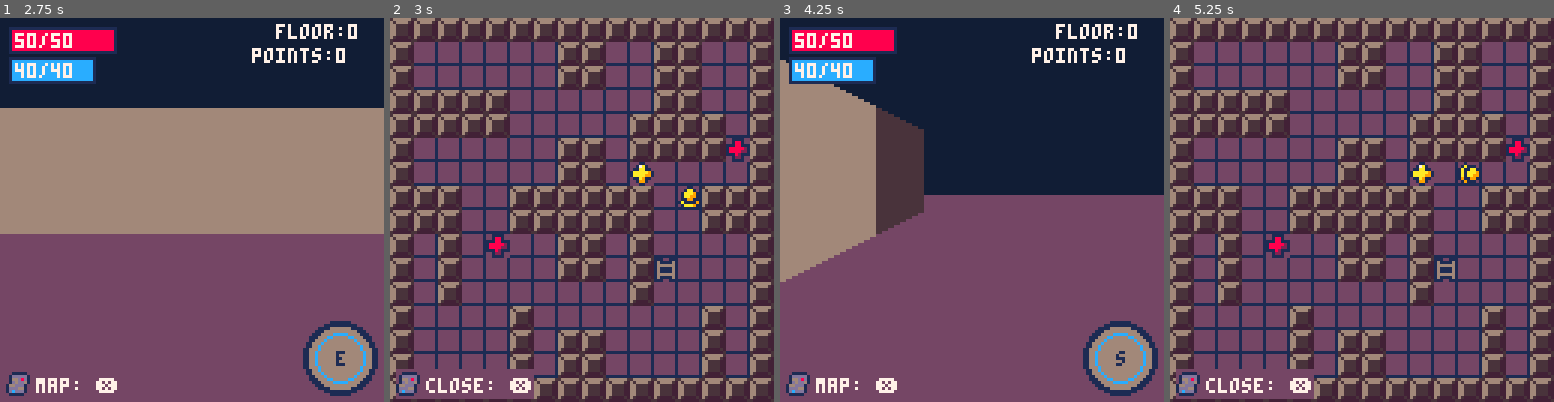
Above: before the commit, frames 1-4 (left to right).
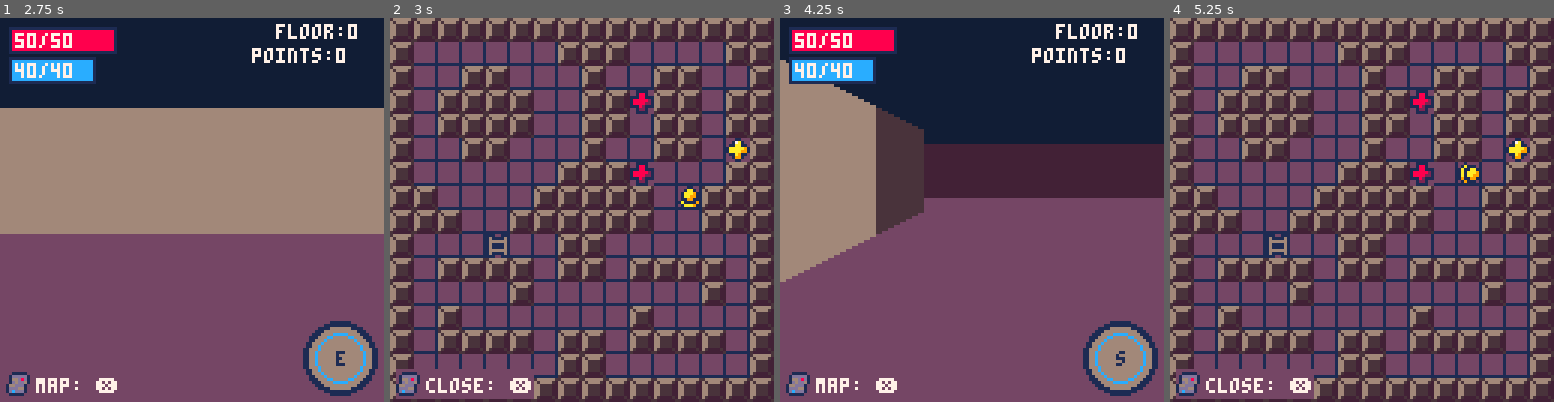
Above: after the commit, the same moments.

Repository: roseblack02/Pico8-Mystic
Game: PICO-8 cartridge mystic_dungeon.p8
Two runs of this game, one before a commit and one after it. Both use one fixed random seed, a clock stepped at 60 frames per second and the inputs below.
Inputs:
- Up to frame 1 (2.75 s): tap X (X key) at 0.33, 1.07, 1.85 s; tap O (Z key) at 0.7, 1.7, 2.1, 2.5 s; hold Right 1.6-2.1 s; hold Up 2.15-2.42 s; hold Right from 2.47 s (still down)
- Up to frame 2 (3 s): keep holding Right; tap O (Z key) at 2.9 s; tap X (X key) at 2.97 s
- Up to frame 3 (4.25 s): release Right at 3.03 s; hold Left 3.08-3.58 s; tap O (Z key) at 3.3, 3.7, 4.1 s; hold Down 3.63-3.97 s; hold Right from 4.02 s (still down); tap X (X key) at 4.08 s
- Up to frame 4 (5.25 s): tap O (Z key) at 4.5, 4.9 s; release Right at 4.68 s; hold Up 4.73-5.03 s; hold Left from 5.08 s (still down); tap X (X key) at 5.2 s

Frame 1 is identical in both runs. In frame 2, 21% of the frame differs, in the area x 6-94%, y 6-94%; in frame 3, 8.8%; in frame 4, 21%.

Commit message:
Extra rooms added

Diff:
--- a/mystic_dungeon.p8
+++ b/mystic_dungeon.p8
@@ -1573,6 +1573,76 @@
 					2,18,18,2,2,18,18,2,
 					2,2,2,2,2,2,2,2]]),
 				{true,true,false,true}})
+
+	add(rooms,{split([[2,2,2,18,18,2,2,2,
+					2,2,18,18,18,18,2,2,
+					2,18,18,2,2,18,18,2,
+					2,2,18,2,2,18,2,2,
+					2,2,18,2,2,18,2,2,
+					2,18,18,2,2,18,18,2,
+					2,2,18,18,18,18,2,2,
+					2,2,2,18,18,2,2,2]]),
+				{true,false,true,false}})
+
+	add(rooms,{split([[2,2,2,18,18,2,2,2,
+					2,18,18,18,18,18,18,2,
+					2,18,2,18,18,2,18,2,
+					2,2,2,18,18,2,2,2,
+					2,18,18,18,18,18,18,2,
+					2,18,2,2,2,2,18,2,
+					2,18,18,2,2,18,18,2,
+					2,2,2,2,2,2,2,2]]),
+				{true,false,false,false}})
+
+	add(rooms,{split([[2,2,2,18,18,2,2,2,
+					2,18,18,18,18,2,2,2,
+					2,18,2,2,18,2,2,2,
+					18,18,2,2,18,18,18,18,
+					18,18,18,18,2,2,18,18,
+					2,2,2,18,2,2,18,2,
+					2,2,2,18,18,18,18,2,
+					2,2,2,18,18,2,2,2]]),
+				{true,true,true,true}})
+
+	add(rooms,{split([[2,2,2,18,18,2,2,2,
+					2,18,18,18,18,18,18,2,
+					2,18,2,18,18,2,18,2,
+					18,18,2,18,18,2,18,18,
+					18,18,2,2,2,2,18,18,
+					2,18,18,18,18,18,18,2,
+					2,2,18,18,18,18,2,2,
+					2,2,2,18,18,2,2,2]]),
+				{false,true,true,true}})
+
+	add(rooms,{split([[18,18,2,18,18,2,18,18,
+					18,18,18,18,18,18,18,18,
+					2,18,2,2,2,2,18,2,
+					18,18,2,2,2,2,18,18,
+					18,18,2,2,2,2,18,18,
+					2,18,2,2,2,2,18,2,
+					18,18,18,18,18,18,18,18,
+					18,18,2,18,18,2,18,18]]),
+				{true,true,true,true}})
+
+	add(rooms,{split([[2,2,18,18,18,18,2,2,
+					2,18,18,18,18,18,18,2,
+					18,18,18,2,2,18,18,18,
+					18,18,2,2,2,2,18,18,
+					18,18,2,2,2,2,18,18,
+					18,18,18,2,2,18,18,18,
+					2,18,18,18,18,18,18,2,
+					2,2,18,18,18,18,2,2]]),
+				{true,true,true,true}})
+
+	add(rooms,{split([[2,2,2,18,18,2,2,2,
+					2,18,18,18,18,18,18,2,
+					2,18,2,2,2,18,18,2,
+					18,18,18,2,2,18,18,18,
+					18,18,18,2,2,18,18,18,
+					2,18,18,2,2,2,18,2,
+					2,18,18,18,18,18,18,2,
+					2,2,2,18,18,2,2,2]]),
+				{true,true,true,true}})
 
 	--generate rooms
 	local top_left,top_right,bottom_left,bottom_right
@@ -2186,88 +2256,98 @@
 0000010200000000000000000000000002000008000000000000000000000000000001100000000000000000000000000000042000000000000000000000000000000000000000000000000000000000000000000000000000000000000000000000000000000000000000000000000000000000000000000000000000000000
 0000000000000000000000000000000000000000000000000000000000000000000000000000000000000000000000000000000000000000000000000000000000000000000000000000000000000000000000000000000000000000000000000000000000000000000000000000000000000000000000000000000000000000
 __map__
-0202021212020202000202021212020202000202020202020202000202021212020202000202021212020202000202021212020202000202021212020202000202021212020202000000000000000000000000000000000000000000000000000000000000000000000000000000000000000000000000000000000000000000
-0212121212121202000212121212121202000212120202121202000202021212020202000212121212121202000212121212121202000212021212121202000212121212121202000000000000000000000000000000000000000000000000000000000000000000000000000000000000000000000000000000000000000000
-0212020202021202000212121212121202000212120202121202000202021212020202000212121212121202000212121212121202000212021212121202000212020202021202000000000000000000000000000000000000000000000000000000000000000000000000000000000000000000000000000000000000000000
-1212121212021212000202020202121212001212120202121212001212121212121212000202021212020202001212120202020202001212021212121212001212020202021212000000000000000000000000000000000000000000000000000000000000000000000000000000000000000000000000000000000000000000
-1212021212121212000202020202121212001212020202021212001212121212121212000202021212020202001212120202020202001212121212021212001212120202121212000000000000000000000000000000000000000000000000000000000000000000000000000000000000000000000000000000000000000000
-0212020202021202000212121212121202000212020202021202000202021212020202000212121212121202000212121212121202000212121212021202000212120202121202000000000000000000000000000000000000000000000000000000000000000000000000000000000000000000000000000000000000000000
-0212121212121202000212121212121202000212121212121202000202021212020202000212121212121202000212121212121202000212121212021202000212120202121202000000000000000000000000000000000000000000000000000000000000000000000000000000000000000000000000000000000000000000
-0202021212020202000202021212020202000202021212020202000202021212020202000202021212020202000202021212020202000202021212020202000202020202020202000000000000000000000000000000000000000000000000000000000000000000000000000000000000000000000000000000000000000000
-…(77 lines of a section not shown)…
+0202021212020202000202021212020202000202020202020202000202021212020202000202021212020202000202021212020202000202021212020202000202021212020202000202021212020202000202021212020202000202021212020202000202020202020202001212021212021212000202121212120202000000
+0212121212121202000212121212121202000212120202121202000202021212020202000212121212121202000212121212121202000212021212121202000212121212121202000202121212120202000212121212121202000212121212020202000212121212121202001212121212121212000212121212121202000000
+0212020202021202000212121212121202000212120202121202000202021212020202000212121212121202000212121212121202000212021212121202000212020202021202000212120202121202000212021212021202000212020212020202000212021212021202000212020202021202001212120202121212000000
+1212121212021212000202020202121212001212120202121212001212121212121212000202021212020202001212120202020202001212021212121212001212020202021212000202120202120202000202021212020202001212020212121212001212021212021212001212020202021212001212020202021212000000
+1212021212121212000202020202121212001212020202021212001212121212121212000202021212020202001212120202020202001212121212021212001212120202121212000202120202120202000212121212121202001212121202021212001212020202021212001212020202021212001212020202021212000000
+0212020202021202000212121212121202000212020202021202000202021212020202000212121212121202000212121212121202000212121212021202000212120202121202000212120202121202000212020202021202000202021202021202000212121212121202000212020202021202001212120202121212000000
+0212121212121202000212121212121202000212121212121202000202021212020202000212121212121202000212121212121202000212121212021202000212120202121202000202121212120202000212120202121202000202021212121202000202121212120202001212121212121212000212121212121202000000
+0202021212020202000202021212020202000202021212020202000202021212020202000202021212020202000202021212020202000202021212020202000202020202020202000202021212020202000202020202020202000202021212020202000202021212020202001212021212021212000202121212120202000000
+0000000000000000000000000000000000000000000000000000000000000000000000000000000000000000000000000000000000000000000000000000000000000000000000000000000000000000000000000000000000000000000000000000000000000000000000000000000000000000000000000000000000000000
+0000000000000000000000000000000000000000000000000000000000000000000000000000000000000000000000000000000000000000000000000000000000000000000000000000000000000000000000000000000000000000000000000000000000000000000000000000000000000000000000000000000000000000
+0202021212020202000000000000000000000000000000000000000000000000000000000000000000000000000000000000000000000000000000000000000000000000000000000000000000000000000000000000000000000000000000000000000000000000000000000000000000000000000000000000000000000000
+0212121212121202000000000000000000000000000000000000000000000000000000000000000000000000000000000000000000000000000000000000000000000000000000000000000000000000000000000000000000000000000000000000000000000000000000000000000000000000000000000000000000000000
+0212020202121202000000000000000000000000000000000000000000000000000000000000000000000000000000000000000000000000000000000000000000000000000000000000000000000000000000000000000000000000000000000000000000000000000000000000000000000000000000000000000000000000
+1212120202121212000000000000000000000000000000000000000000000000000000000000000000000000000000000000000000000000000000000000000000000000000000000000000000000000000000000000000000000000000000000000000000000000000000000000000000000000000000000000000000000000
+1212120202121212000000000000000000000000000000000000000000000000000000000000000000000000000000000000000000000000000000000000000000000000000000000000000000000000000000000000000000000000000000000000000000000000000000000000000000000000000000000000000000000000
+0212120202021202000000000000000000000000000000000000000000000000000000000000000000000000000000000000000000000000000000000000000000000000000000000000000000000000000000000000000000000000000000000000000000000000000000000000000000000000000000000000000000000000
+0212121212121202000000000000000000000000000000000000000000000000000000000000000000000000000000000000000000000000000000000000000000000000000000000000000000000000000000000000000000000000000000000000000000000000000000000000000000000000000000000000000000000000
+0202021212020202000000000000000000000000000000000000000000000000000000000000000000000000000000000000000000000000000000000000000000000000000000000000000000000000000000000000000000000000000000000000000000000000000000000000000000000000000000000000000000000000
+…(77 lines of a section not shown)…
